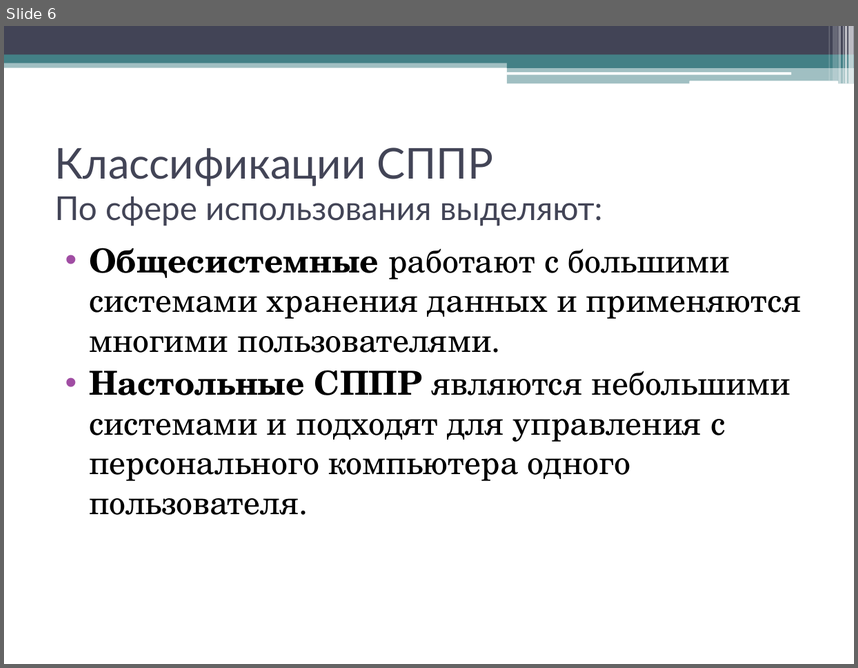
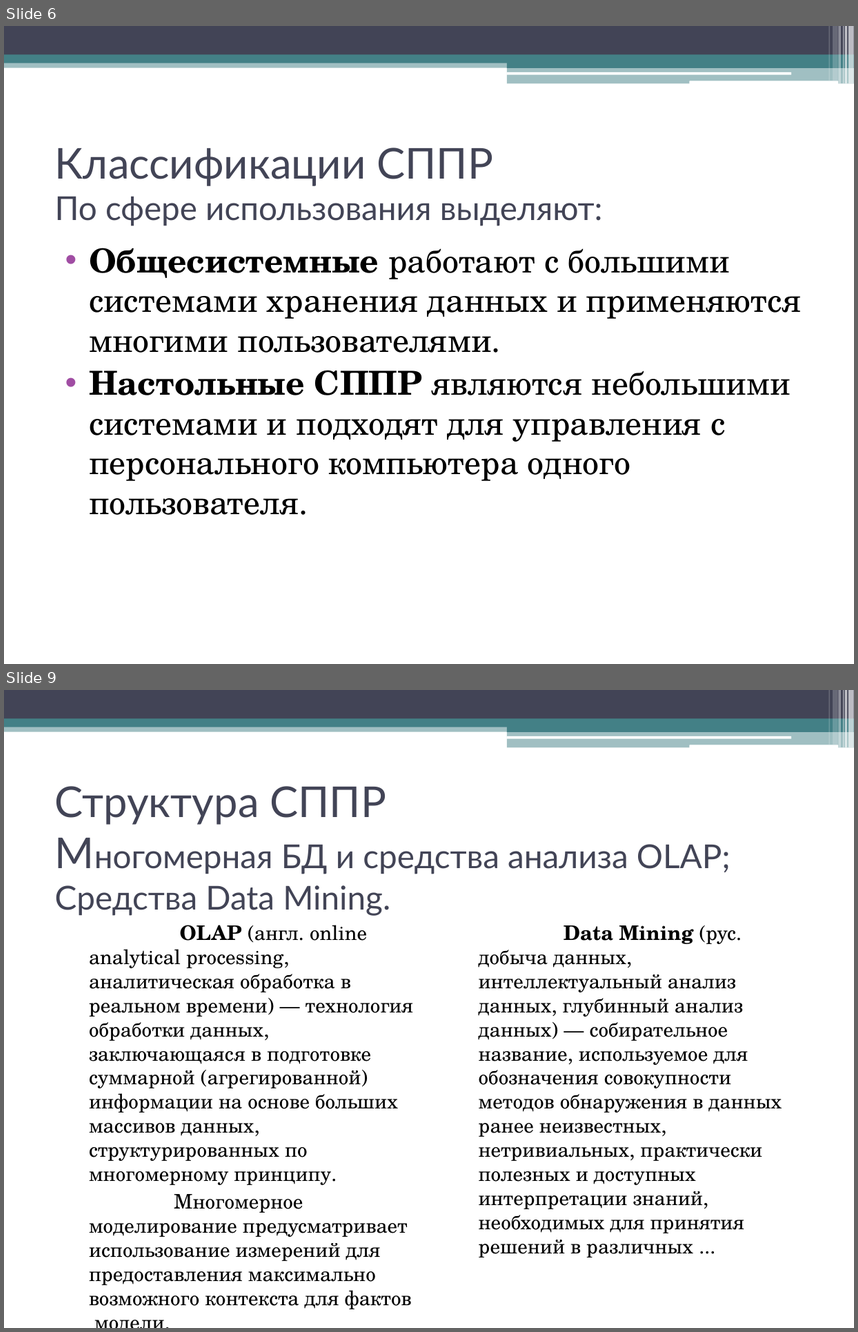
Before and after one commit to andreytemn/university, a slide deck: 5kurs/graf/Tem521PPRpresent.pptx. Shown one above the other, each under a label of ours: slide 6 before the commit, slides 6 and 9 after it; the slides between them are not shown. The pictures are 858x668 and 858x1332 pixels, drawn with LibreOffice and Linux fonts; fonts in the diff are those of the drawing. Boxes give left, top, right and bottom in pixels: in the first picture for what was removed or moved away, otherwise in the second. Text is boxed around its words. In the diff, an @@ line names an element or a change of style, - is before the commit and + after.

```diff
--- a/5kurs/graf/Tem521PPRpresent.pptx
+++ b/5kurs/graf/Tem521PPRpresent.pptx
@@ slide 9 added at (x1=4, y1=690, x2=854, y2=1328), background #FFFFFF; not listed: 13 template elements that a slide beside it also shows @@
@@ title added at (x1=55, y1=786, x2=731, y2=916), 27.9 pt, text #424456 @@
+Структура СППР
+Многомерная БД и средства анализа OLAP;
+Средства Data Mining.
@@ text added at (x1=89, y1=925, x2=413, y2=1309), 17 pt, text #000000 @@
+OLAP (англ. online analytical processing, аналитическая обработка в реальном времени) — технология обработки данных, заключающаяся в подготовке суммарной (агрегированной) информации на основе больших массивов данных, структурированных по многомерному принципу.
+Многомерное моделирование предусматривает использование измерений для предоставления максимально возможного контекста для фактов модели.
@@ text added at (x1=479, y1=925, x2=782, y2=1257), 17 pt, text #000000 @@
+Data Mining (рус. добыча данных, интеллектуальный анализ данных, глубинный анализ данных) — собирательное название, используемое для обозначения совокупности методов обнаружения в данных ранее неизвестных, нетривиальных, практически полезных и доступных интерпретации знаний, необходимых для принятия решений в различных ...
```
Also in this commit, not shown: 13 other slides added, 1 slide removed, 3 other files.
